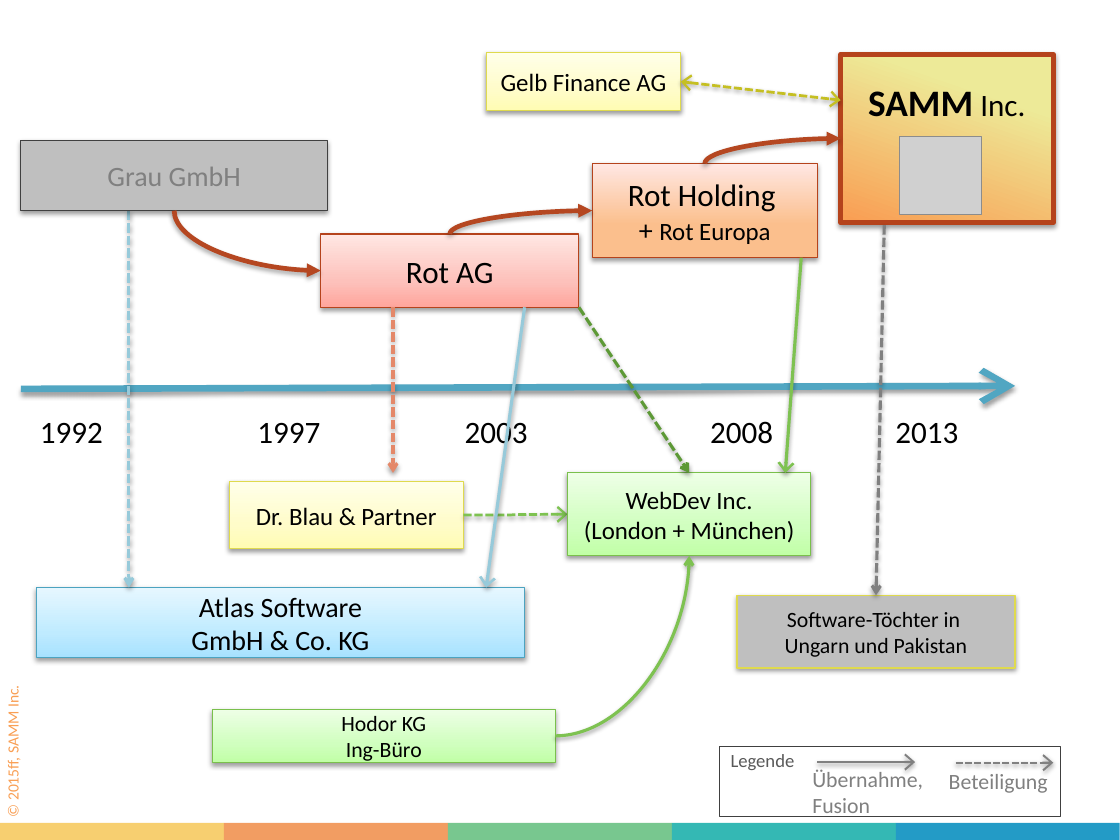
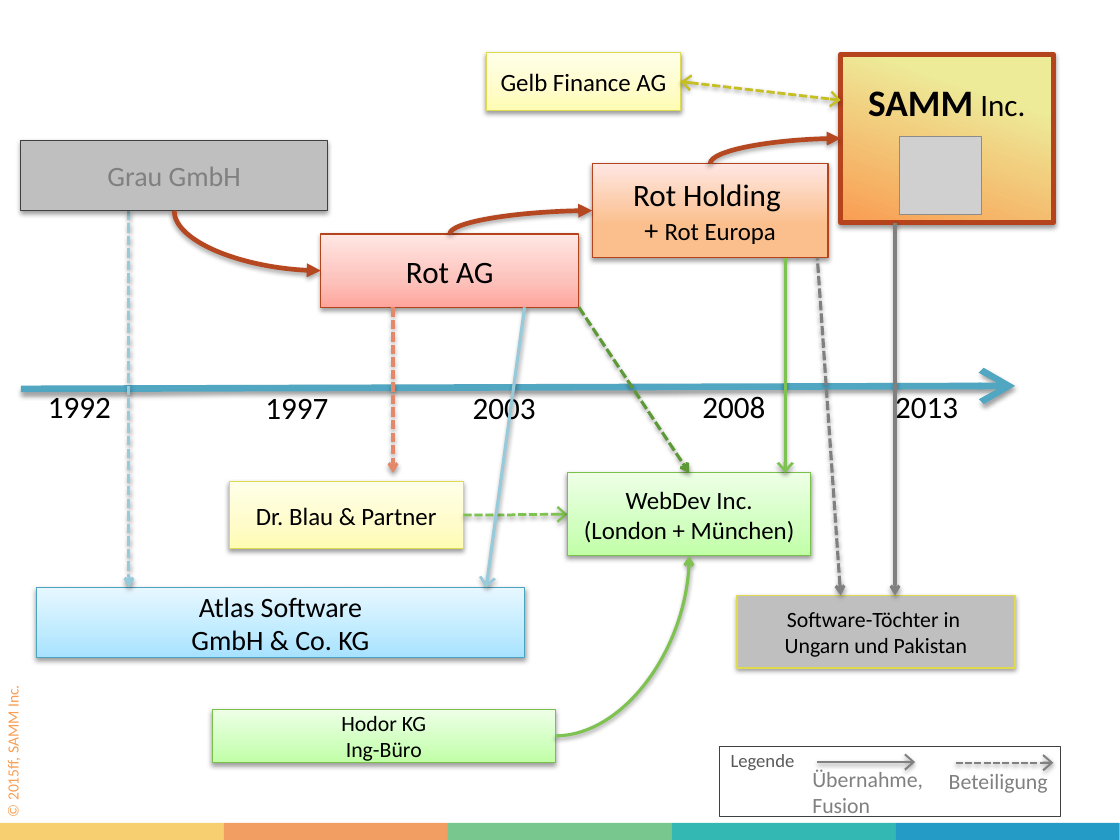
Before and after one commit to aim42/venom-example, a slide deck: slide 1 of graphics/samm-business-history.pptx. Drawn at 1120x840 pixels with LibreOffice and Linux fonts; fonts in the diff are those of the drawing; grey boxes stand for pictures. Boxes give left, top, right and bottom in pixels: in the first picture for what was removed or moved away, otherwise in the second. Text is boxed around its words. In the diff, an @@ line names an element or a change of style, - is before the commit and + after.

```diff
--- a/graphics/samm-business-history.pptx
+++ b/graphics/samm-business-history.pptx
@@ curved arrow moved from (704, 164) - (841, 139) to (710, 164) - (841, 139) @@
@@ rectangle "Rot Holding + Rot Europa": place and size @@
-rectangle "Rot Holding + Rot Europa" at [592,164,818,258]
+rectangle "Rot Holding + Rot Europa" at [592,164,829,258]
@@ arrow added from (895, 223) to (895, 596), #808080 2 pt @@
@@ arrow moved from (801, 258) - (785, 473) to (785, 258) - (785, 473) @@
@@ arrow moved from (876, 596) - (885, 223) to (841, 596) - (818, 258) @@
@@ text "1992" rewrapped from [40,423,103,443] to [48,392,111,418] @@
@@ text "1997" rewrapped from [257,422,320,443] to [265,393,328,419] @@
@@ text "2003": place and size @@
-text "2003" at [465,417,528,451]
+text "2003" at [473,393,536,427]
@@ text "2008" rewrapped from [710,421,773,444] to [702,392,765,419] @@
@@ text "2013" rewrapped from [895,422,958,444] to [895,392,958,426] @@
```
Also in this commit, not shown: 2 other files.
